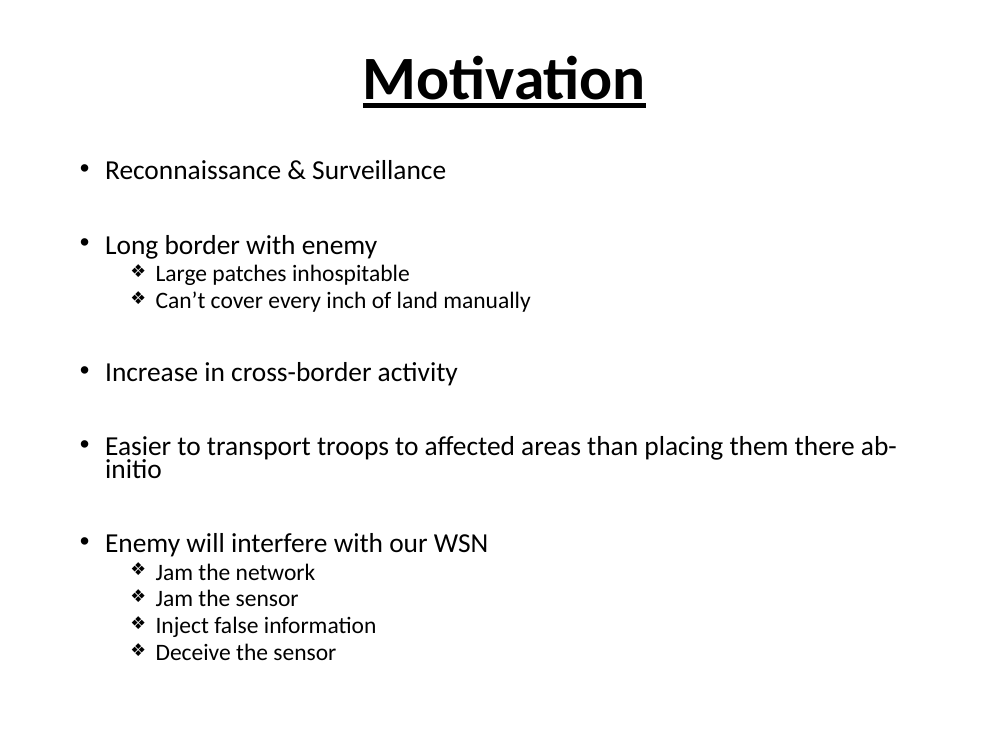
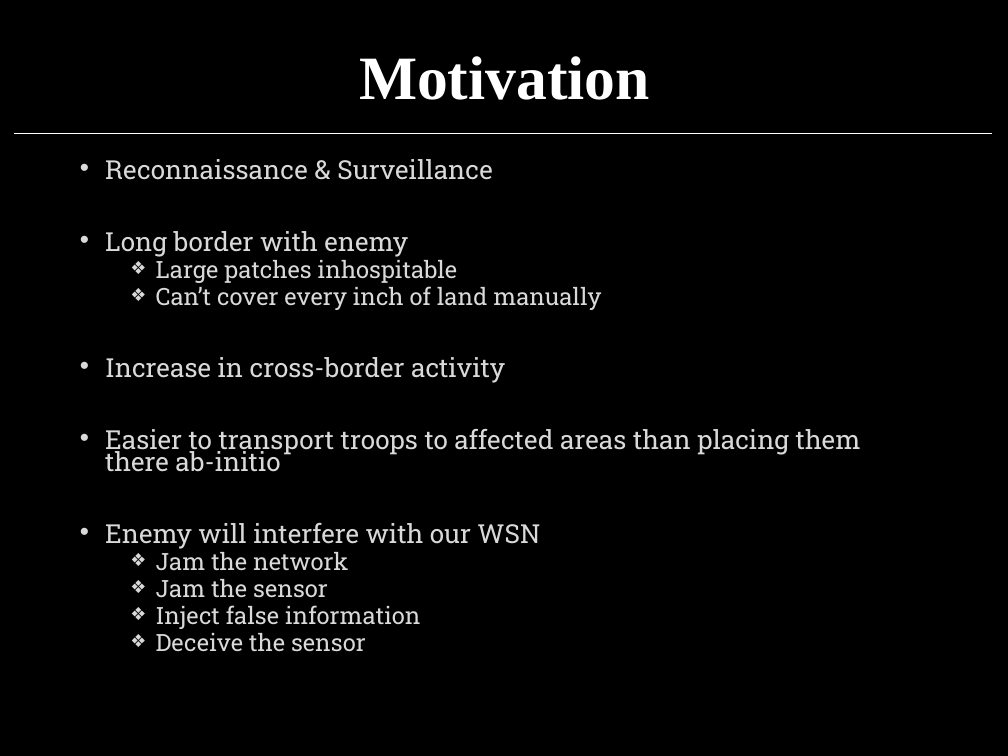
Before and after one commit to j4yd33p/MTP, a slide deck: slide 5 of MTP/Thesis/JBR_PPT.pptx (slide 4 before the commit). Drawn at 1008x756 pixels with LibreOffice and Linux fonts; fonts in the diff are those of the drawing. Boxes give left, top, right and bottom in pixels: in the first picture for what was removed or moved away, otherwise in the second. Text is boxed around its words. In the diff, an @@ line names an element or a change of style, - is before the commit and + after.

```diff
--- a/MTP/Thesis/JBR_PPT.pptx
+++ b/MTP/Thesis/JBR_PPT.pptx
@@ background #FFFFFF to #000000 @@
@@ title "Motivation" at (359, 56, 650, 100): font Calibri to Times New Roman, text colour #000000 to #FFFFFF, underline off @@
@@ line added from (14, 133) to (992, 133), #FFFFFF 0.5 pt @@
@@ text "Reconnaissance & Surveillance" at (105, 159, 861, 652): size 19.6 to 18.7 pt in "Reconnaissance & Surveillance", "Long border with enemy", "Increase in cross-border activity", "Easier to transport troops to affected areas ..." and 1 more places; font Calibri to Roboto Slab, text colour #000000 to #D9D9D9; size 16.8 to 17 pt in "Large patches inhospitable", "Can’t cover every inch of land manually", "Jam the network", "Jam the sensor" and 2 more places @@
```
Also in this commit, not shown: 4 other slides changed, 14 slides added, 8 other files.
